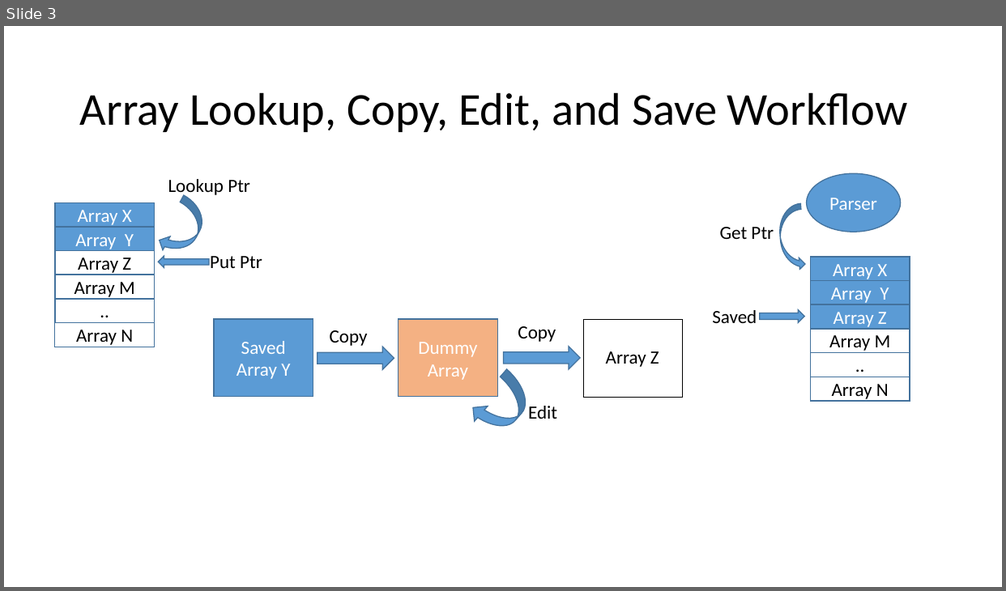
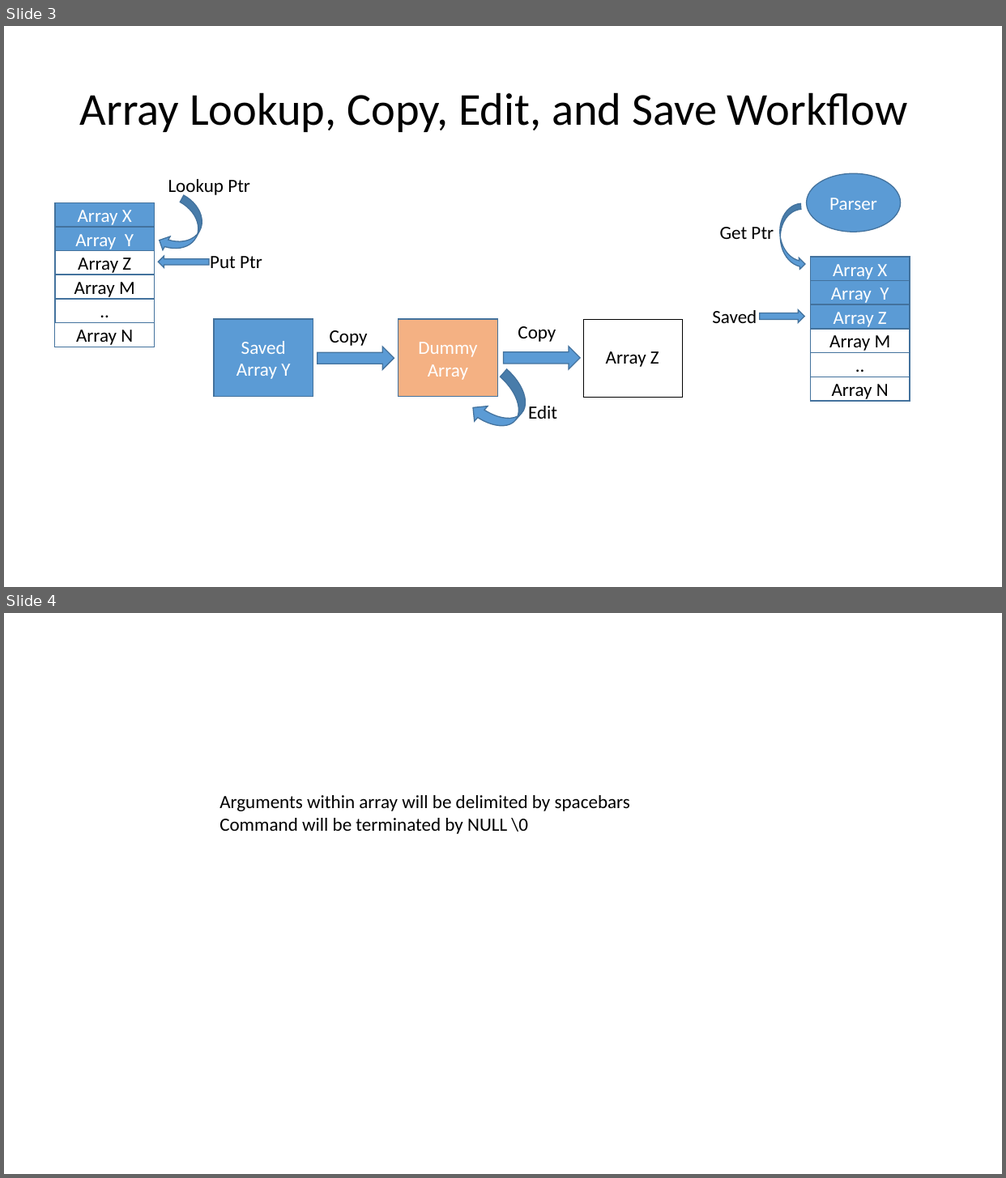
Before and after one commit to kle8309/OS_PROJECT, a slide deck: Resources/Systems Eng/UI FIFO Archictecture.pptx. Shown one above the other, each under a label of ours: slide 3 before the commit, slides 3 and 4 after it. The pictures are 1006x591 and 1006x1178 pixels, drawn with LibreOffice and Linux fonts; fonts in the diff are those of the drawing. Boxes give left, top, right and bottom in pixels: in the first picture for what was removed or moved away, otherwise in the second. Text is boxed around its words. In the diff, an @@ line names an element or a change of style, - is before the commit and + after.

```diff
--- a/Resources/Systems Eng/UI FIFO Archictecture.pptx
+++ b/Resources/Systems Eng/UI FIFO Archictecture.pptx
@@ slide 4 added at (x1=4, y1=613, x2=1002, y2=1174), background #FFFFFF @@
@@ text added at (x1=219, y1=795, x2=630, y2=834), 18 pt, text #000000 @@
+Arguments within array will be delimited by spacebars
+Command will be terminated by NULL \0
```
Also in this commit, not shown: 13 other files.
